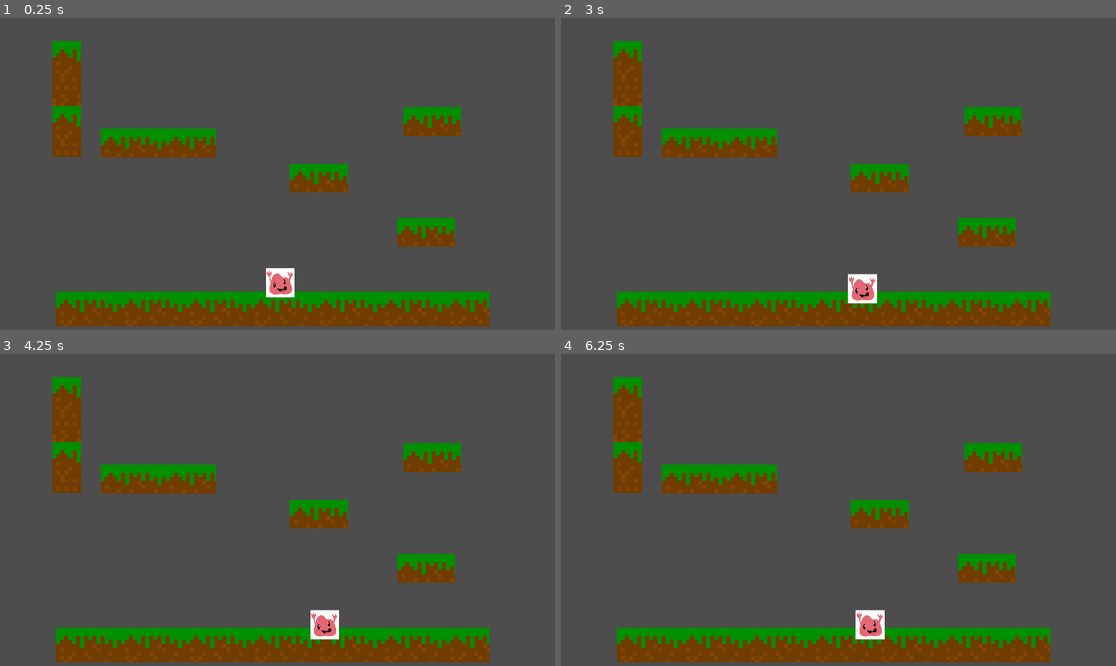
Above: before the commit, frames 1-4 (two rows, left to right).
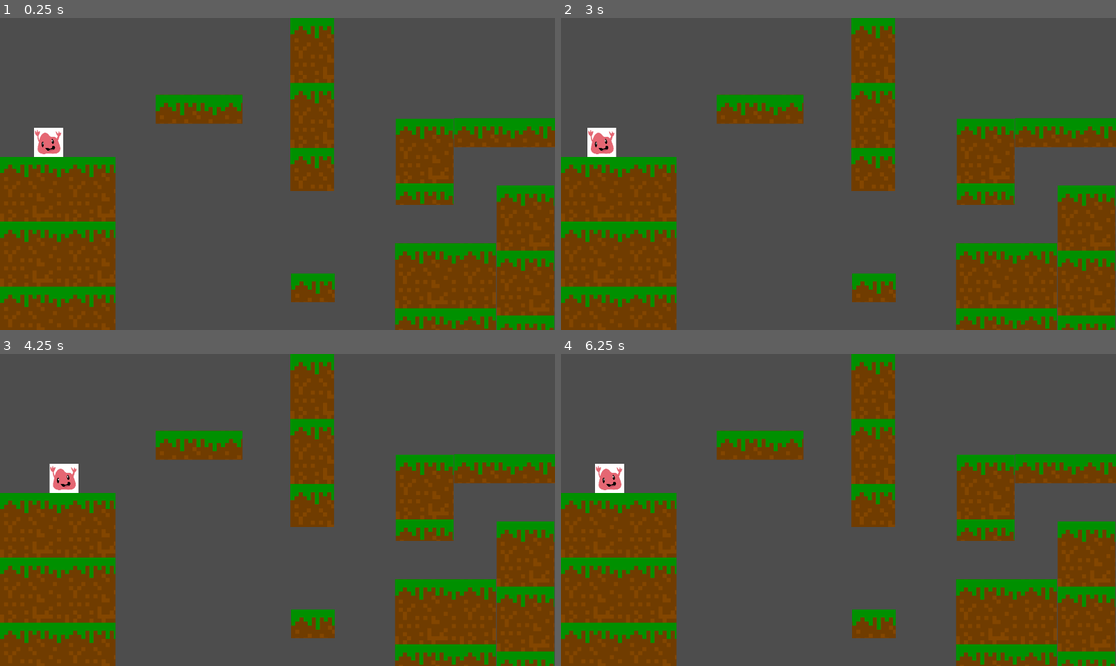
Above: after the commit, the same moments.

Repository: WhenBut18/INF-333
Game: Godot game, scene res://Escenas/NivelesBase/level0.tscn
Same seed, same stepped clock (60 frames per second), same inputs: the game is played once before the commit and once after it.
Inputs:
- Up to frame 1 (0.25 s): no input
- Up to frame 2 (3 s): tap Enter (ui_accept) at 0.5, 0.77, 1.25, 1.52, 2.75 s; hold Right (ui_right) 0.53-2.03 s; hold Left (ui_left) 2.03-2.78 s; hold Right (ui_right) from 2.78 s (still down)
- Up to frame 3 (4.25 s): keep holding Right (ui_right); tap Enter (ui_accept) at 3.02, 3.5, 3.77 s
- Up to frame 4 (6.25 s): tap Enter (ui_accept) at 4.25, 4.52, 5, 6.02 s; release Right (ui_right) at 4.28 s; hold Left (ui_left) 4.28-5.03 s; hold Right (ui_right) 5.03-5.78 s; hold Left (ui_left) from 5.78 s (still down)

The runs differ from the first frame. In frame 1, 42% of the frame differs, in the area x 0-100%, y 0-100%; in frame 2, 42%; in frame 3, 41%; in frame 4, 42%.

Commit message:
level 0 and killzone and traps logic and restart added

Diff:
--- /dev/null
+++ b/Escenas/NivelesBase/killzone.tscn
@@ -0,0 +1,12 @@
+[gd_scene format=3 uid="uid://b66utulkgmusc"]
+
+[ext_resource type="Script" uid="uid://nv3xajsokdxu" path="res://killzone.gd" id="1_1270w"]
+
+[sub_resource type="RectangleShape2D" id="RectangleShape2D_ogfs0"]
+size = Vector2(1000, 100)
+
+[node name="Area2D" type="Area2D" unique_id=653097251]
+script = ExtResource("1_1270w")
+
+[node name="CollisionShape2D" type="CollisionShape2D" parent="." unique_id=1015519715]
+shape = SubResource("RectangleShape2D_ogfs0")
--- a/Escenas/NivelesBase/level0.tscn
+++ b/Escenas/NivelesBase/level0.tscn
@@ -6,45 +6,73 @@
 [ext_resource type="Texture2D" uid="uid://cmpbjsc7dabmh" path="res://Sprites/Jugador/PJDEMO.png" id="4_c4d3d"]
 [ext_resource type="Texture2D" uid="uid://kjuoeegyebqm" path="res://Sprites/Jugador/circulo.jpg" id="5_5huxk"]
 [ext_resource type="Texture2D" uid="uid://j2eu5i87nkgh" path="res://Sprites/Jugador/triangulo.jpg" id="6_7aqc3"]
+[ext_resource type="PackedScene" uid="uid://b66utulkgmusc" path="res://Escenas/NivelesBase/killzone.tscn" id="7_5huxk"]
 
 [node name="Node2D" type="Node2D" unique_id=1770357634]
 
-[node name="BloqueTerreno" parent="." unique_id=1855736786 instance=ExtResource("1_2b4nq")]
-position = Vector2(943, 1007)
-tamano_bloque = Vector2(1500, 120)
-textura_bloque = ExtResource("2_6wltk")
-
 [node name="BloqueTerreno2" parent="." unique_id=1381853893 instance=ExtResource("1_2b4nq")]
-position = Vector2(1474, 742)
-tamano_bloque = Vector2(200, 100)
+position = Vector2(1818, 830)
+tamano_bloque = Vector2(200, 500)
 textura_bloque = ExtResource("2_6wltk")
 
 [node name="BloqueTerreno3" parent="." unique_id=1780158801 instance=ExtResource("1_2b4nq")]
-position = Vector2(1103, 554)
-tamano_bloque = Vector2(200, 100)
+position = Vector2(1080, 300)
+tamano_bloque = Vector2(150, 600)
 textura_bloque = ExtResource("2_6wltk")
 
 [node name="BloqueTerreno4" parent="." unique_id=459140648 instance=ExtResource("1_2b4nq")]
-position = Vector2(1495, 359)
-tamano_bloque = Vector2(200, 100)
+position = Vector2(1083, 934)
+tamano_bloque = Vector2(150, 100)
 textura_bloque = ExtResource("2_6wltk")
 
 [node name="BloqueTerreno5" parent="." unique_id=1582018934 instance=ExtResource("1_2b4nq")]
-position = Vector2(231, 280)
-tamano_bloque = Vector2(100, 400)
+position = Vector2(200, 780)
+tamano_bloque = Vector2(400, 600)
 textura_bloque = ExtResource("2_6wltk")
 
 [node name="BloqueTerreno6" parent="." unique_id=1723342402 instance=ExtResource("1_2b4nq")]
-position = Vector2(548, 433)
-tamano_bloque = Vector2(400, 100)
+position = Vector2(689, 316)
+tamano_bloque = Vector2(300, 100)
 textura_bloque = ExtResource("2_6wltk")
 
+[node name="BloqueTerreno7" parent="." unique_id=1855736786 instance=ExtResource("1_2b4nq")]
+position = Vector2(1541, 930)
+tamano_bloque = Vector2(350, 300)
+textura_bloque = ExtResource("2_6wltk")
+
+[node name="BloqueTerreno8" parent="." unique_id=760295456 instance=ExtResource("1_2b4nq")]
+position = Vector2(1469, 498)
+tamano_bloque = Vector2(200, 300)
+textura_bloque = ExtResource("2_6wltk")
+
+[node name="BloqueTerreno9" parent="." unique_id=2145591389 instance=ExtResource("1_2b4nq")]
+position = Vector2(1745, 397)
+tamano_bloque = Vector2(350, 100)
+textura_bloque = ExtResource("2_6wltk")
+
+[node name="Area2D" parent="." unique_id=653097251 instance=ExtResource("7_5huxk")]
+position = Vector2(882, 1130)
+
+[node name="Area2D2" parent="." unique_id=1416521552 instance=ExtResource("7_5huxk")]
+position = Vector2(507, -50)
+
+[node name="Area2D3" parent="." unique_id=1624341404 instance=ExtResource("7_5huxk")]
+position = Vector2(1466, -50)
+
+[node name="Area2D5" parent="." unique_id=862966696 instance=ExtResource("7_5huxk")]
+position = Vector2(342, 420)
+dimensiones = Vector2(50, 50)
+
+[node name="Area2D4" parent="." unique_id=1113076124 instance=ExtResource("7_5huxk")]
+position = Vector2(-51, 408)
+dimensiones = Vector2(100, 1000)
+
 [node name="Chicle" parent="." unique_id=780736242 instance=ExtResource("3_d7a3n")]
-position = Vector2(970, 884)
+position = Vector2(168, 416)
 tamano_base = Vector2(100, 100)
 textura_base = ExtResource("4_c4d3d")
-tamano_cabeza = Vector2(70, 70)
+tamano_cabeza = Vector2(100, 100)
 textura_cabeza = ExtResource("5_5huxk")
-tamano_cola = Vector2(70, 70)
+tamano_cola = Vector2(100, 100)
 textura_cola = ExtResource("6_7aqc3")
-max_estiramiento = 1000.0
+max_estiramiento = 1500.0
--- a/Escenas/Personaje/chicle.tscn
+++ b/Escenas/Personaje/chicle.tscn
@@ -2,26 +2,34 @@
 
 [ext_resource type="Script" uid="uid://br1fbj8y4c7lv" path="res://chicle.gd" id="1_ex8h0"]
 
-[sub_resource type="CircleShape2D" id="CircleShape2D_jhmf7"]
+[sub_resource type="RectangleShape2D" id="RectangleShape2D_hgc8e"]
+size = Vector2(100, 100)
+
+[sub_resource type="RectangleShape2D" id="RectangleShape2D_ex8h0"]
+size = Vector2(100, 100)
 
 [sub_resource type="Curve" id="Curve_hgc8e"]
 _data = [Vector2(0, 1), 0.0, -5.684427, 0, 0, Vector2(0.50199205, 0), 0.0, 0.0, 0, 0, Vector2(1, 1), 5.801177, 0.0, 0, 0]
 point_count = 3
 
-[sub_resource type="CircleShape2D" id="CircleShape2D_ex8h0"]
+[sub_resource type="RectangleShape2D" id="RectangleShape2D_jhmf7"]
+size = Vector2(100, 100)
 
 [node name="Chicle" type="CharacterBody2D" unique_id=780736242]
 script = ExtResource("1_ex8h0")
 
+[node name="DetectorPeligroBase" type="Area2D" parent="." unique_id=760672264]
+
+[node name="CollisionShape2D" type="CollisionShape2D" parent="DetectorPeligroBase" unique_id=172688156]
+shape = SubResource("RectangleShape2D_hgc8e")
+
 [node name="CollisionShape2D" type="CollisionShape2D" parent="." unique_id=353683359]
-shape = SubResource("CircleShape2D_jhmf7")
+shape = SubResource("RectangleShape2D_ex8h0")
 
 [node name="SpriteBase" type="Sprite2D" parent="." unique_id=1295117637]
-region_enabled = true
 region_rect = Rect2(0, 0, 32, 32)
 
 [node name="SpriteCola" type="Sprite2D" parent="." unique_id=496051992]
-region_enabled = true
 region_rect = Rect2(0, 0, 32, 32)
 
 [node name="CuerpoChicle" type="Line2D" parent="." unique_id=1535203073]
@@ -32,8 +40,10 @@
 
 [node name="CollisionShape2D" type="CollisionShape2D" parent="CabezaArea" unique_id=1365381221]
 light_mask = 3
-shape = SubResource("CircleShape2D_ex8h0")
+shape = SubResource("RectangleShape2D_jhmf7")
 
 [node name="SpriteCabeza" type="Sprite2D" parent="CabezaArea" unique_id=671970031]
-region_enabled = true
 region_rect = Rect2(0, 0, 32, 32)
+
+[connection signal="area_entered" from="DetectorPeligroBase" to="." method="_on_detector_peligro_base_area_entered"]
+[connection signal="area_entered" from="CabezaArea" to="." method="_on_cabeza_area_area_entered"]
--- a/chicle.gd
+++ b/chicle.gd
@@ -35,12 +35,14 @@
 		textura_cola = value
 		_actualizar_tamano()
 
+
 # ==========================================
 # ESTADOS Y PARÁMETROS DE JUEGO
 # ==========================================
 
 enum Estado { NORMAL, ESTIRANDO, CONTRAYENDO }
 var estado_actual = Estado.NORMAL
+var posicion_inicial: Vector2
 
 @export_group("Físicas y Movimiento")
 @export var velocidad_movimiento: float = 200.0
@@ -63,8 +65,12 @@
 @onready var cabeza = $CabezaArea
 @onready var colision_cabeza = $CabezaArea/CollisionShape2D
 @onready var sprite_cabeza = $CabezaArea/SpriteCabeza
+# Referencia dinámica a la colisión del detector de la base (puede ser nula antes del _ready)
+@onready var colision_detector_base = get_node_or_null("DetectorPeligroBase/CollisionShape2D")
 
 func _ready() -> void:
+	posicion_inicial = global_position
+
 	if colision_base != null:
 		if colision_base.shape == null: colision_base.shape = RectangleShape2D.new()
 		elif not Engine.is_editor_hint(): colision_base.shape = colision_base.shape.duplicate()
@@ -72,6 +78,11 @@
 	if colision_cabeza != null:
 		if colision_cabeza.shape == null: colision_cabeza.shape = RectangleShape2D.new()
 		elif not Engine.is_editor_hint(): colision_cabeza.shape = colision_cabeza.shape.duplicate()
+
+	# Sincronizamos e independizamos la colisión del detector de peligros de la base
+	if colision_detector_base != null:
+		if colision_detector_base.shape == null: colision_detector_base.shape = RectangleShape2D.new()
+		elif not Engine.is_editor_hint(): colision_detector_base.shape = colision_detector_base.shape.duplicate()
 
 	_actualizar_tamano()
 
@@ -94,6 +105,14 @@
 	if colision_base and colision_base.shape is RectangleShape2D:
 		colision_base.shape.size = tamano_base
 
+	# Actualizar la colisión del DetectorPeligroBase
+	# Usamos get_node_or_null aquí por si la función es llamada desde el Inspector antes de que exista la variable @onready
+	var col_detector = get_node_or_null("DetectorPeligroBase/CollisionShape2D")
+	if col_detector:
+		if col_detector.shape == null: col_detector.shape = RectangleShape2D.new()
+		if col_detector.shape is RectangleShape2D:
+			col_detector.shape.size = tamano_base
+
 	# 2. ACTUALIZAR CABEZA
 	if sprite_cabeza:
 		sprite_cabeza.region_enabled = false
@@ -178,6 +197,7 @@
 		for body in cabeza.get_overlapping_bodies():
 			if body != self:
 				tocando_pared = true
+				estado_actual = Estado.CONTRAYENDO
 				break
 
 		if not tocando_pared:
@@ -246,5 +266,21 @@
 		morir()
 
 func morir() -> void:
-	print("El chicle ha tocado una trampa. Fin del juego.")
-	get_tree().reload_current_scene()
+	estado_actual = Estado.NORMAL
+	velocity = Vector2.ZERO
+	direccion_cabeza = Vector2.ZERO
+
+	# Limpiar el rastro del chicle si murió estirándose
+	puntos_cuerpo = [Vector2.ZERO, Vector2.ZERO]
+	if cabeza: cabeza.position = Vector2.ZERO
+	_actualizar_visibilidad(false)
+
+	# Teletransportar al inicio del nivel
+	global_position = posicion_inicial
+
+# Añade esta función para que la base del chicle también muera al tocar trampas o vacío
+func _on_detector_peligro_base_area_entered(area: Area2D) -> void:
+	print("Colisión detectada con: ", area.name)
+	if area.is_in_group("trampas"):
+		print("MUERTE - Reiniciando posición...")
+		morir()
--- /dev/null
+++ b/killzone.gd
@@ -0,0 +1,46 @@
+@tool
+extends Area2D
+
+# ==========================================
+# CONFIGURACIÓN DEL INSPECTOR
+# ==========================================
+
+@export_group("Dimensiones de Muerte")
+@export var dimensiones: Vector2 = Vector2(1000, 100):
+	set(value):
+		dimensiones = value
+		_actualizar_dimensiones()
+
+# ==========================================
+# FUNCIONES PRINCIPALES
+# ==========================================
+
+func _ready() -> void:
+	if not is_in_group("trampas"):
+		add_to_group("trampas")
+
+	_actualizar_dimensiones()
+
+func _actualizar_dimensiones() -> void:
+	if not is_inside_tree():
+		return
+
+	var colision = get_node_or_null("CollisionShape2D")
+
+	if colision == null:
+		colision = CollisionShape2D.new()
+		colision.name = "CollisionShape2D"
+		add_child(colision)
+
+		if Engine.is_editor_hint() and get_tree().edited_scene_root:
+			colision.owner = get_tree().edited_scene_root
+
+	if colision.shape == null or not colision.shape is RectangleShape2D:
+		colision.shape = RectangleShape2D.new()
+
+	# --- AQUÍ ESTÁ LA SOLUCIÓN ---
+	# Obligamos a la forma a "hacerse única" clonándose a sí misma.
+	# Así rompemos el vínculo con las otras Killzones clonadas.
+	colision.shape = colision.shape.duplicate()
+
+	colision.shape.size = dimensiones
--- a/project.godot
+++ b/project.godot
@@ -19,7 +19,6 @@
 
 window/size/viewport_width=1920
 window/size/viewport_height=1080
-window/size/mode=3
 
 [physics]
 
Not shown, added: killzone.gd.uid
